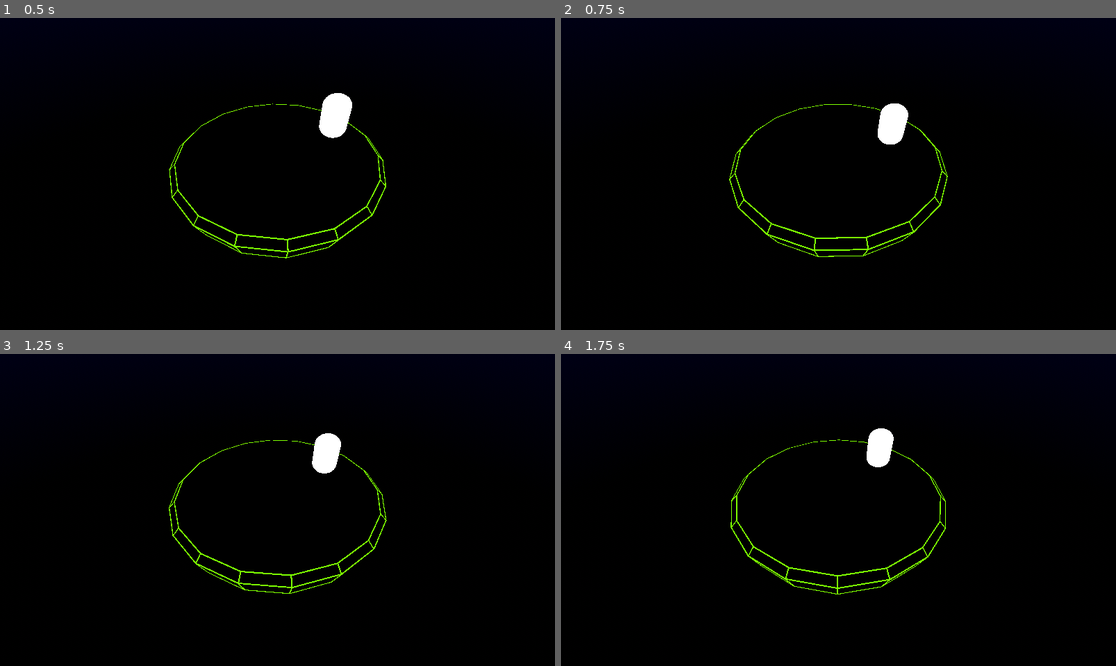
Above: before the commit, frames 1-4 (two rows, left to right).
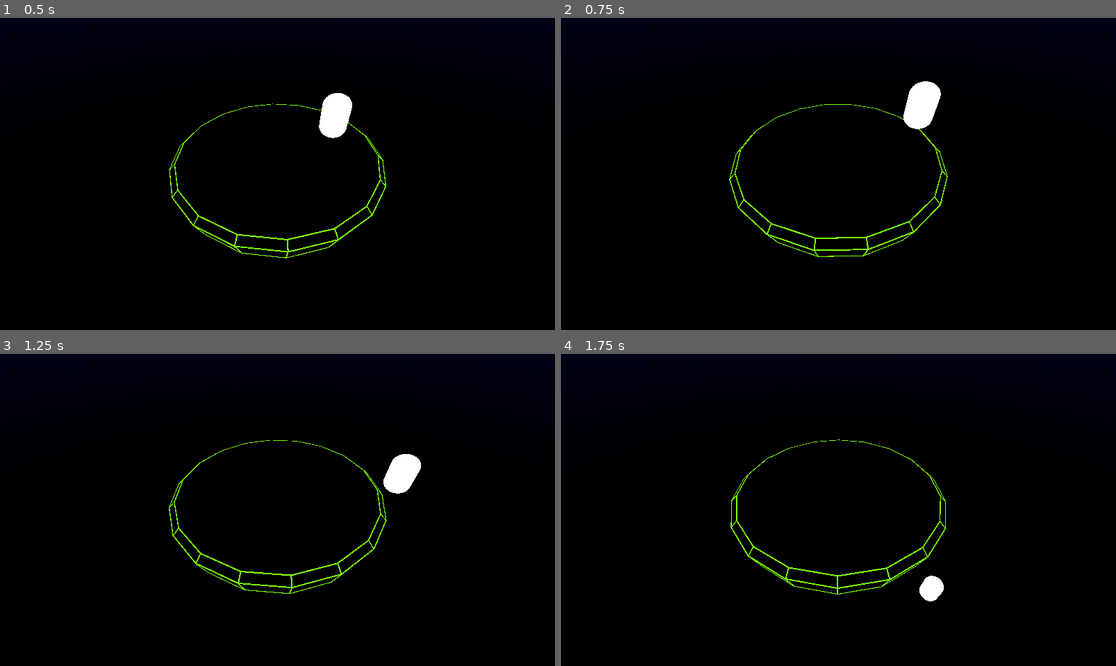
Above: after the commit, the same moments.

Repository: sobahime/new-game-project
Game: Godot game, scene res://node_3d.tscn
Two runs of this game, one before a commit and one after it. Both use one fixed random seed, a clock stepped at 60 frames per second and the inputs below.
Inputs:
- Up to frame 1 (0.5 s): no input
- Up to frame 2 (0.75 s): tap Enter (ui_accept) at 0.5 s; hold Right (ui_right) from 0.53 s (still down); hold Enter (ui_accept) from 0.53 s (still down)
- Up to frame 3 (1.25 s): keep holding Right (ui_right); keep holding Enter (ui_accept)
- Up to frame 4 (1.75 s): release Right (ui_right) at 1.28 s; release Enter (ui_accept) at 1.28 s; hold Down (ui_down) from 1.28 s (still down); tap Enter (ui_accept) at 1.35, 1.52 s

Frame 1 is identical in both runs. In frame 2, 1.3% of the frame differs, in the area x 57-69%, y 20-41%; in frame 3, 1.1%; in frame 4, 0.8%.

Commit message:
Add basic movement

Diff:
--- a/player.gd
+++ b/player.gd
@@ -3,4 +3,22 @@
 func _physics_process(delta: float) -> void:
 	velocity.y -= 9.81 * delta
 	#get_input(delta)
+
+
+	var max_velocity2D: float = 4
+	if !is_on_floor() || Input.is_action_pressed("ui_accept"):
+	#ui_accept is used as a jump action
+		max_velocity2D = 2
+
+	if is_on_floor() && Input.is_action_pressed("ui_accept"):
+		velocity.y = 3
+
+	var input_vector = Input.get_vector("ui_left", "ui_right", "ui_up", "ui_down")
+	var movement_direction = input_vector.normalized()
+
+	var velocity2D = max_velocity2D * movement_direction
+
+	velocity.x = velocity2D.x
+	velocity.z = velocity2D.y
+
 	move_and_slide()
--- a/project.godot
+++ b/project.godot
@@ -14,3 +14,7 @@
 run/main_scene="res://node_3d.tscn"
 config/features=PackedStringArray("4.3", "Forward Plus")
 config/icon="res://icon.svg"
+
+[dotnet]
+
+project/assembly_name="New Game Project"
